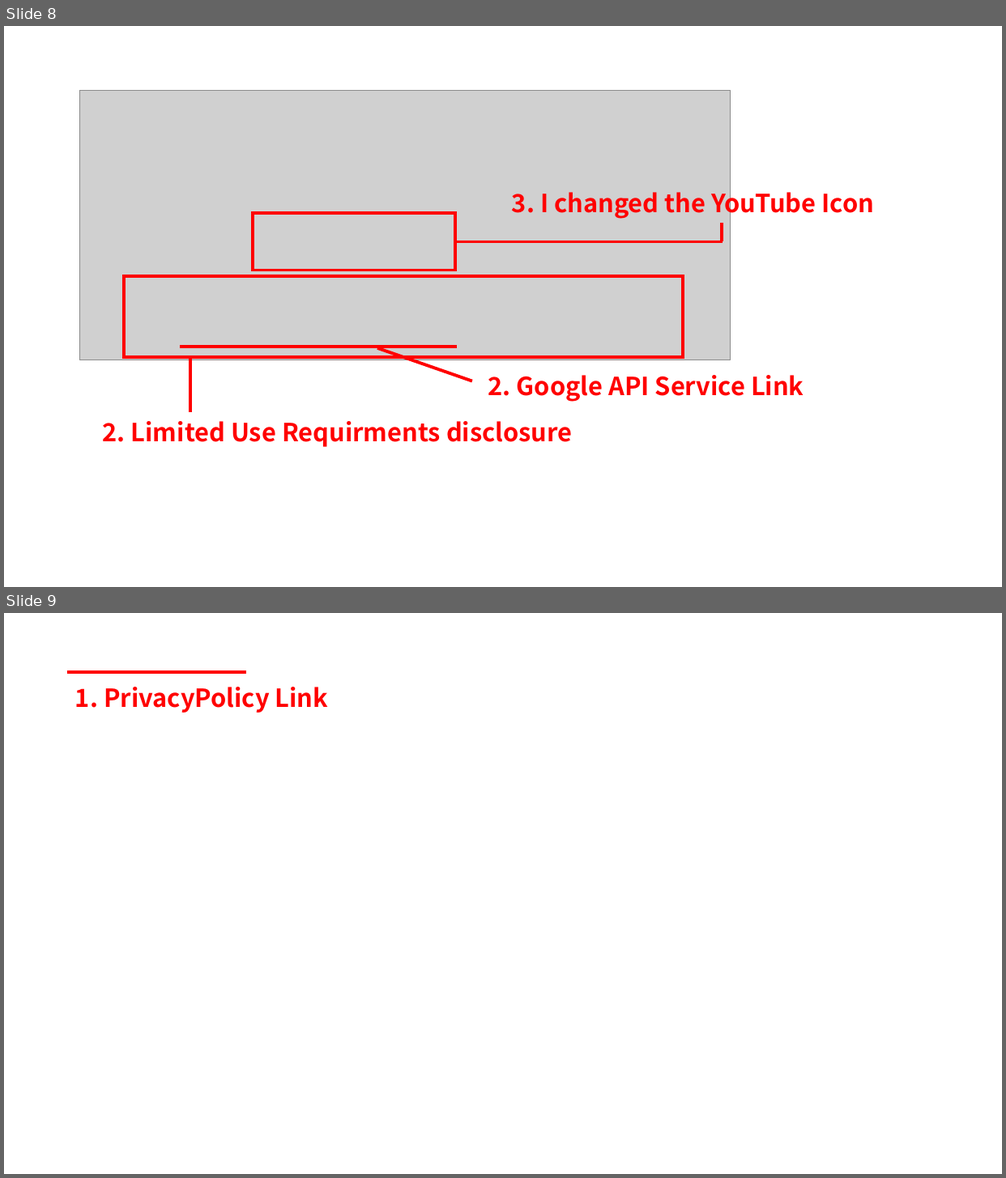
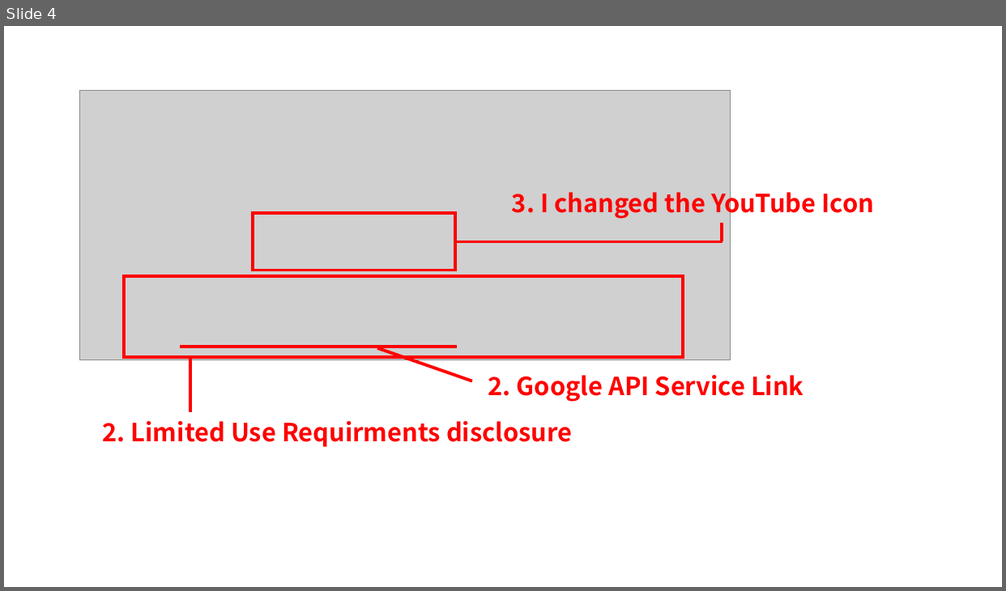
Before and after one commit to HyeongjinE/HJ_SoftwareStudio, a slide deck: img/아이콘.pptx. Shown one above the other, each under a label of ours: slides 8 and 9 before the commit, slide 4 after it. The pictures are 1006x1178 and 1006x591 pixels, drawn with LibreOffice and Linux fonts; fonts in the diff are those of the drawing; grey boxes stand for pictures; background and template pictures are left out. Boxes give left, top, right and bottom in pixels: in the first picture for what was removed or moved away, otherwise in the second. Text is boxed around its words. In the diff, an @@ line names an element or a change of style, - is before the commit and + after.

```diff
--- a/img/아이콘.pptx
+++ b/img/아이콘.pptx
@@ slide 9 removed at [4, 613, 1002, 1174], background picture (left out) @@
@@ line removed from (68, 672) to (246, 672) @@
@@ text removed at [75, 687, 329, 713] @@
-1. PrivacyPolicy Link
@@ what was slide 8 is now slide 4 @@
```
Also in this commit, not shown: 2 slides added, 5 other slides removed, 12 other files.
